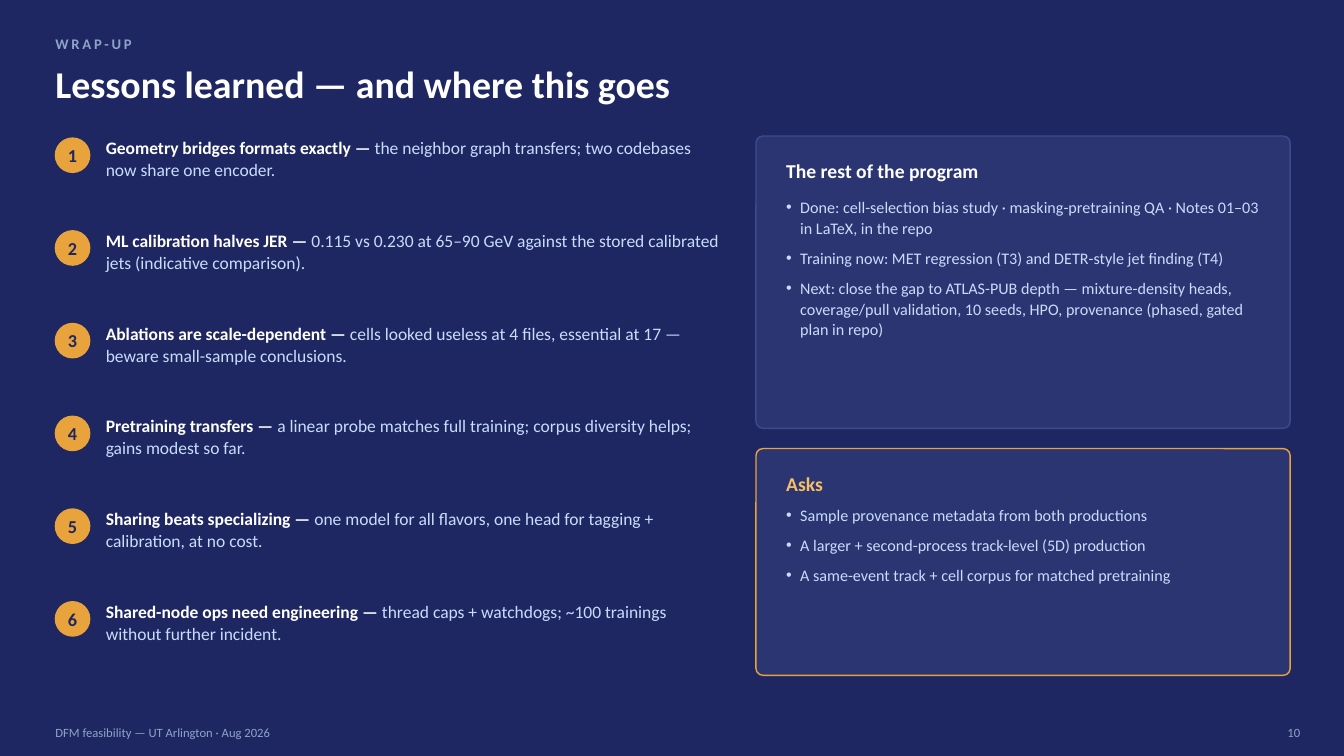
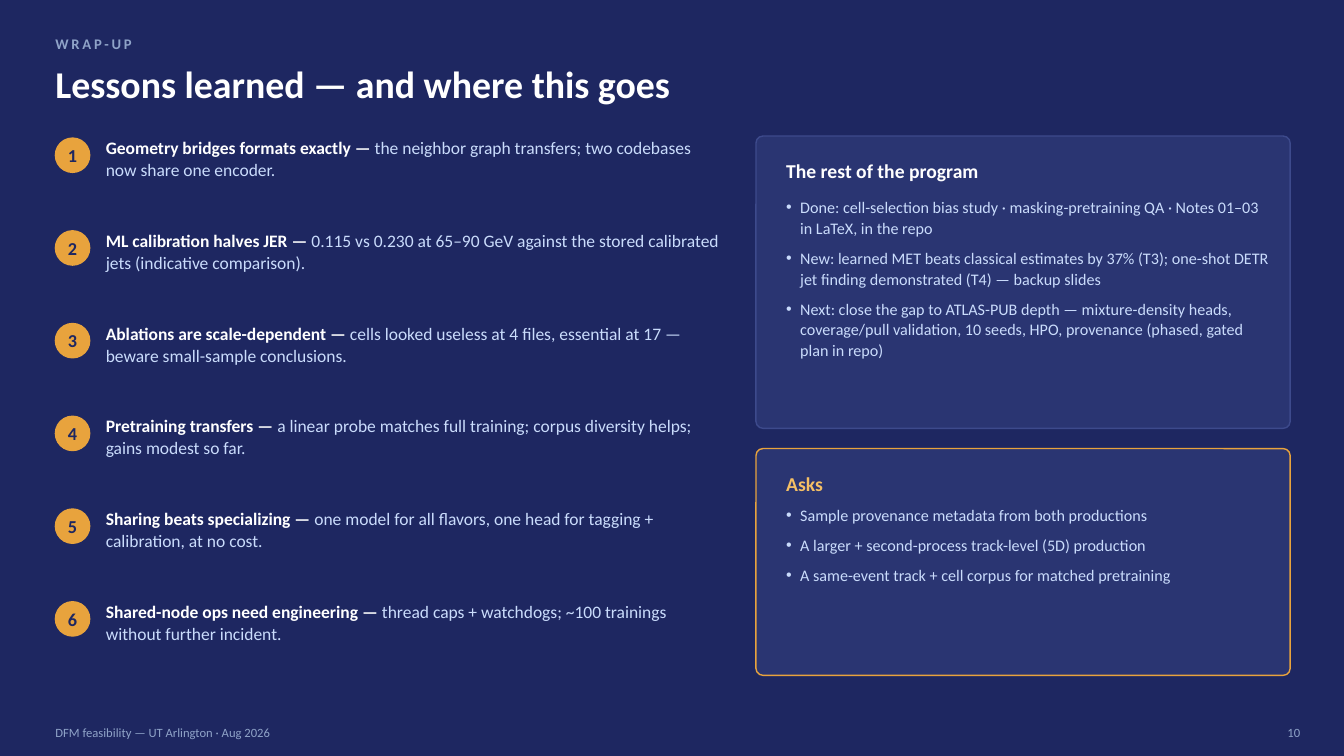
Before and after one commit to afarbin/DetectorFoundationModel, a slide deck: slide 10 of talks/2026-08-feasibility-workshop/DFM_feasibility_workshop.pptx. Drawn at 1344x756 pixels with LibreOffice and Linux fonts; fonts in the diff are those of the drawing. Boxes give left, top, right and bottom in pixels: in the first picture for what was removed or moved away, otherwise in the second. Text is boxed around its words. In the diff, an @@ line names an element or a change of style, - is before the commit and + after.

```diff
--- a/talks/2026-08-feasibility-workshop/DFM_feasibility_workshop.pptx
+++ b/talks/2026-08-feasibility-workshop/DFM_feasibility_workshop.pptx
@@ text at [800, 252, 1268, 288]: text changed @@
-• Training now: MET regression (T3) and DETR-style jet finding (T4)
+• New: learned MET beats classical estimates by 37% (T3); one-shot DETR jet finding demonstrated (T4) — backup slides
```
Also in this commit, not shown: 2 other slides changed, 3 slides added, 22 other files.
